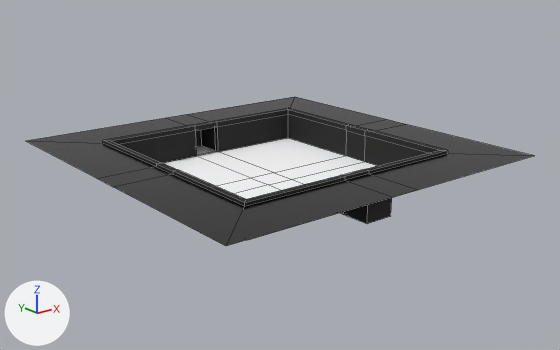
Two versions of the FBX model Assets/Models/Rooms/Room1x1x2.fbx, one commit apart.
Both versions are drawn from a camera (50 mm lens) standing at (101.5, 22.9, 40.8) and looking at (181.5, 123.0, 0.8). The lights are fixed; the arrows at lower left show +X, +Y and +Z. The first picture is the older version. Mesh edges are drawn as thin lines. Where no turn or scale is listed for an object, it has been applied to the vertices.

Names of what the first picture shows: 'Room 1x1x2'.
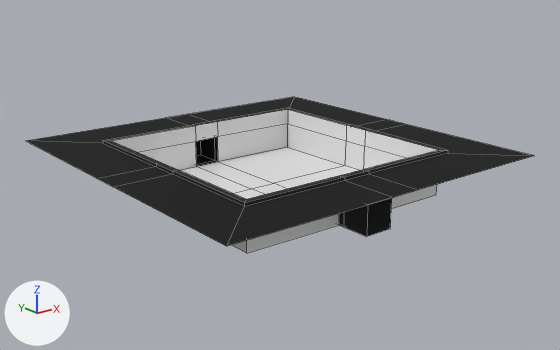
The newer file is also turned or shifted as a whole; pictures and numbers use the older file's frame.

Diff of the bpy script that builds the scene:
```diff
--- a/Assets/Models/Rooms/Room1x1x2.fbx.py
+++ b/Assets/Models/Rooms/Room1x1x2.fbx.py
@@ mat_dark @@
 mat_dark.metallic = 0.15
-mat_dark.roughness = 0.192
+mat_dark.roughness = 1.0
@@ mat_floorpanels @@
+mat_floorpanels = principled_material('FloorPanels')
+mat_floorpanels.base_color = (0.8, 0.8, 0.8)  # white #e7e7e7
+mat_floorpanels.roughness = 0.4
@@ mat_wall_panels @@
+mat_wall_panels = principled_material('Wall Panels')
+mat_wall_panels.base_color = (0.8, 0.8, 0.8)  # white #e7e7e7
+mat_wall_panels.roughness = 0.4
@@ me_плоскость_013 @@
 # used by ob_room_1x1x2; location = (180.5, 124.2, 0.0)
-me_плоскость_013.from_pydata(...)  # 92 vertices, 85 faces; spans x -31.0..31.0, y -31.0..31.0, z 0.0..6.0
+me_плоскость_013.from_pydata(...)  # 92 vertices, 85 faces; spans x -31.0..31.0, y -31.0..31.0, z -2.0..6.0
+# me_плоскость_013 part 1: all 44 vertices in x -20.0..20.0, y -26.0..26.0, z 0.0..5.0 are moved by (0.0, 0.0, -2.0)
+# me_плоскость_013 part 2: 2 faces spanning x -2.5..2.5, y -26.0..26.0, z -2.0..3.0 switch from mat_plating (black #1e1e1d) to mat_dark (black #000000)
+# me_плоскость_013 part 3: 22 faces spanning x -20.0..20.0, y -20.0..20.0, z -2.0..6.0 switch from mat_plating (black #1e1e1d) to mat_wall_panels (white #e7e7e7)
+# me_плоскость_013 part 4: 4 faces spanning x -2.5..2.5, y -26.0..26.0, z -2.0 switch from mat_col__bathroom (white #fdfdff) to mat_plating (black #1e1e1d)
+# me_плоскость_013 part 5: 9 faces spanning x -20.0..20.0, y -20.0..20.0, z -2.0 switch from mat_col__bathroom (white #fdfdff) to mat_floorpanels (white #e7e7e7)
```

What differs and where, as boxes (x1, y1, x2, y2) in the pictures (560 x 350 px; the box of a moved part takes in the faces that stretch with it):
'Room 1x1x2', surface changed, reshaped: before (27, 97, 533, 246); after (27, 97, 533, 253)
part 1 of me_плоскость_013, moved or reshaped: before (201, 127, 368, 224); after (201, 137, 368, 236)
part 2 of me_плоскость_013, recoloured: before (195, 130, 392, 224); after (196, 140, 392, 236)
part 3 of me_плоскость_013, recoloured (black to white): before (111, 110, 438, 166); after (111, 110, 438, 253)
part 4 of me_плоскость_013, recoloured: before (196, 146, 217, 156); after (196, 155, 217, 166)
part 5 of me_плоскость_013, recoloured: before (164, 138, 377, 199); after (180, 147, 359, 199)
